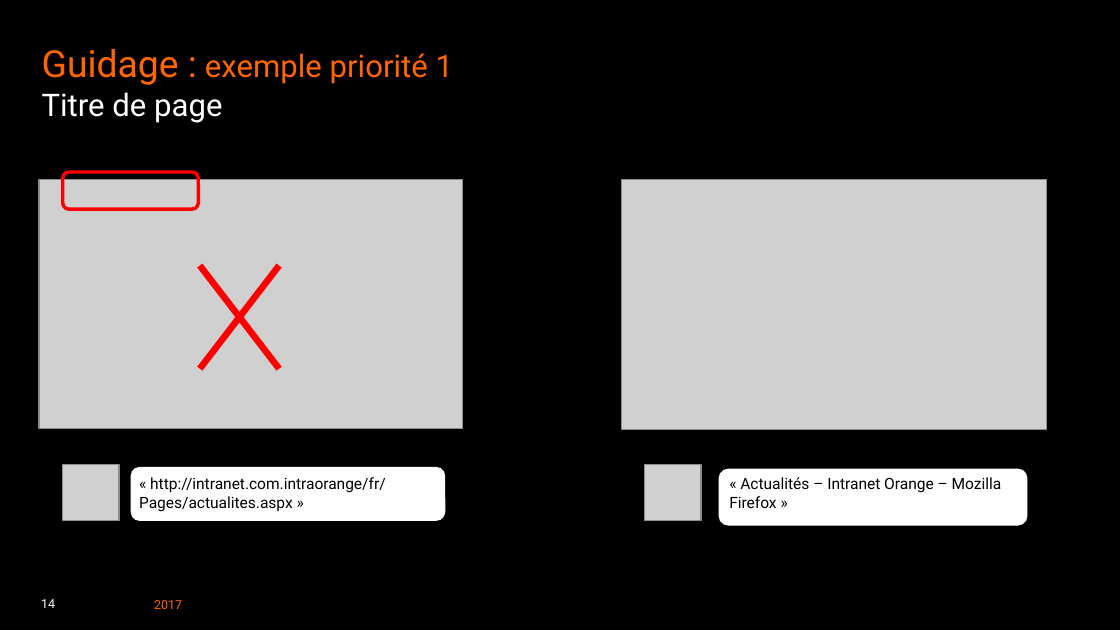
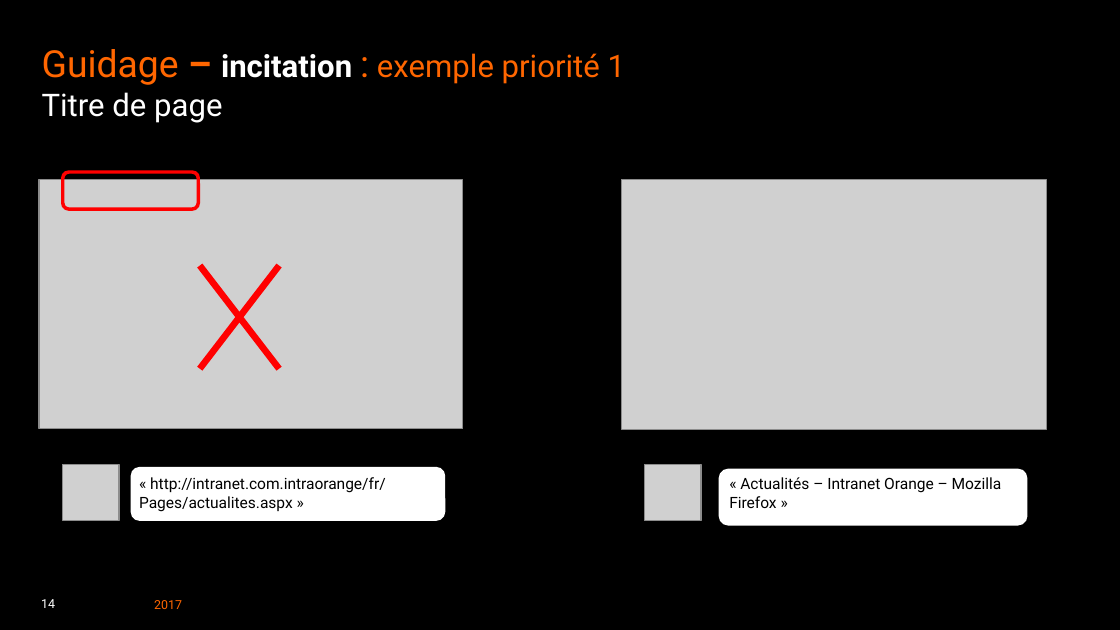
Before and after one commit to Aniort/PW2017, a slide deck: slide 14 of pw2017-Ergo a11y VT.ppt. Drawn at 1120x630 pixels with LibreOffice and Linux fonts; fonts in the diff are those of the drawing; grey boxes stand for pictures; background and template pictures are left out. Boxes give left, top, right and bottom in pixels: in the first picture for what was removed or moved away, otherwise in the second. Text is boxed around its words. In the diff, an @@ line names an element or a change of style, - is before the commit and + after.

```diff
--- a/pw2017-Ergo a11y VT.ppt
+++ b/pw2017-Ergo a11y VT.ppt
@@ title at [42,49,625,123]: text changed @@
-Guidage : exemple priorité 1
-Titre de page
+Guidage – incitation : exemple priorité 1
+Titre de page
```
Also in this commit, not shown: 22 other slides changed, 1 slide added, 3 slides removed, 7 other files.
